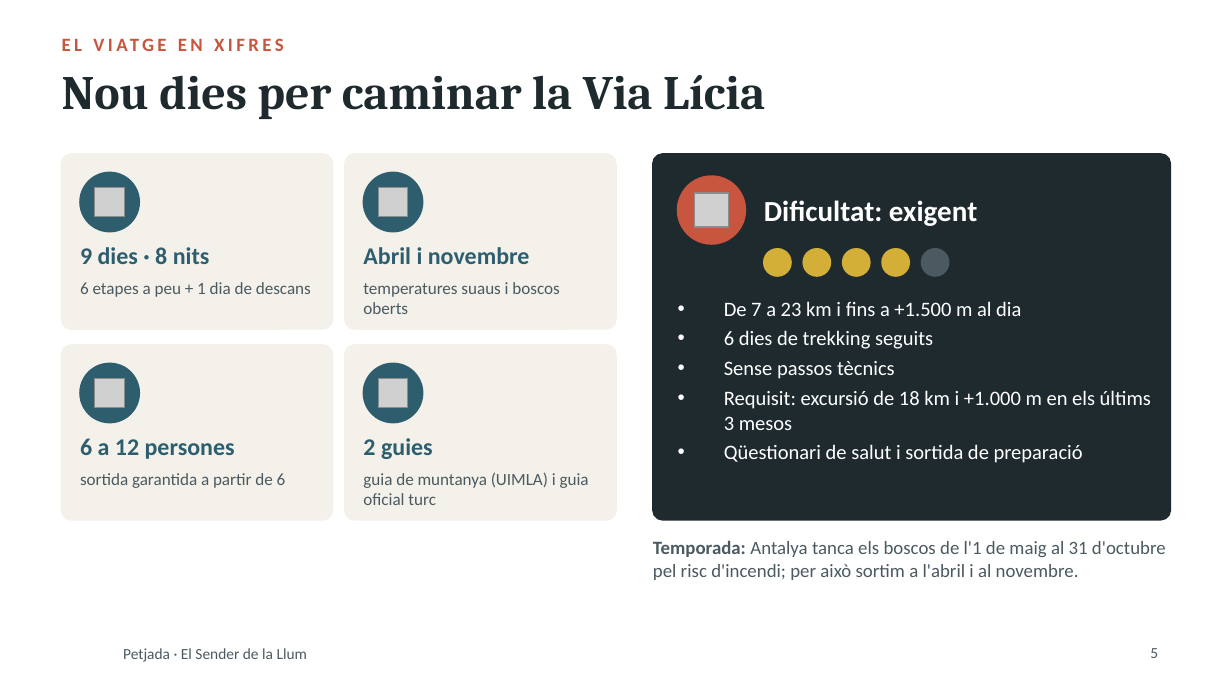
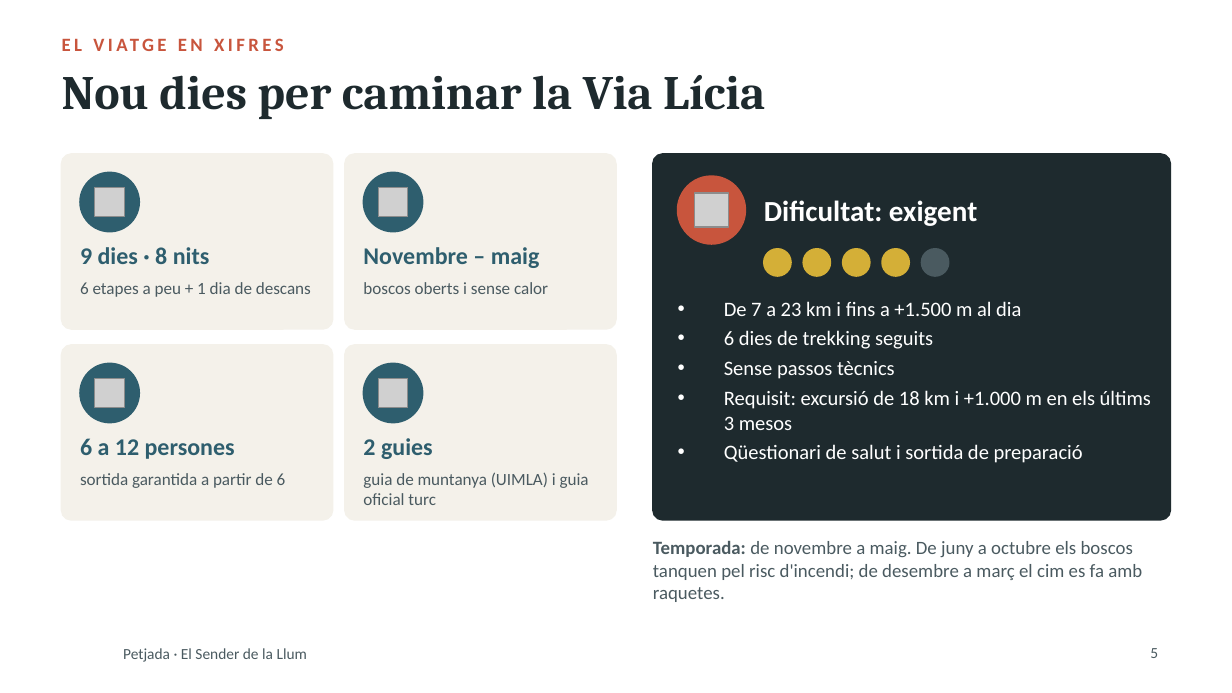
Before and after one commit to stosalca/sender-de-la-llum, a slide deck: slide 5 of Presentacio_2_Petjada.pptx. Drawn at 1232x693 pixels with LibreOffice and Linux fonts; fonts in the diff are those of the drawing; grey boxes stand for pictures; background and template pictures are left out. Boxes give left, top, right and bottom in pixels: in the first picture for what was removed or moved away, otherwise in the second. Text is boxed around its words. In the diff, an @@ line names an element or a change of style, - is before the commit and + after.

```diff
--- a/Presentacio_2_Petjada.pptx
+++ b/Presentacio_2_Petjada.pptx
@@ text at bbox=[363, 247, 540, 268]: text changed @@
-Abril i novembre
+Novembre – maig
@@ text at bbox=[363, 282, 548, 294]: text changed @@
-temperatures suaus i boscos oberts
+boscos oberts i sense calor
@@ text at bbox=[653, 541, 1142, 602]: text changed @@
-Temporada: Antalya tanca els boscos de l'1 de maig al 31 d'octubre pel risc d'incendi; per això sortim a l'abril i al novembre.
+Temporada: de novembre a maig. De juny a octubre els boscos tanquen pel risc d'incendi; de desembre a març el cim es fa amb raquetes.
```
Also in this commit, not shown: 8 other slides changed, 9 slides added, 3 slides removed, 10 other files.
